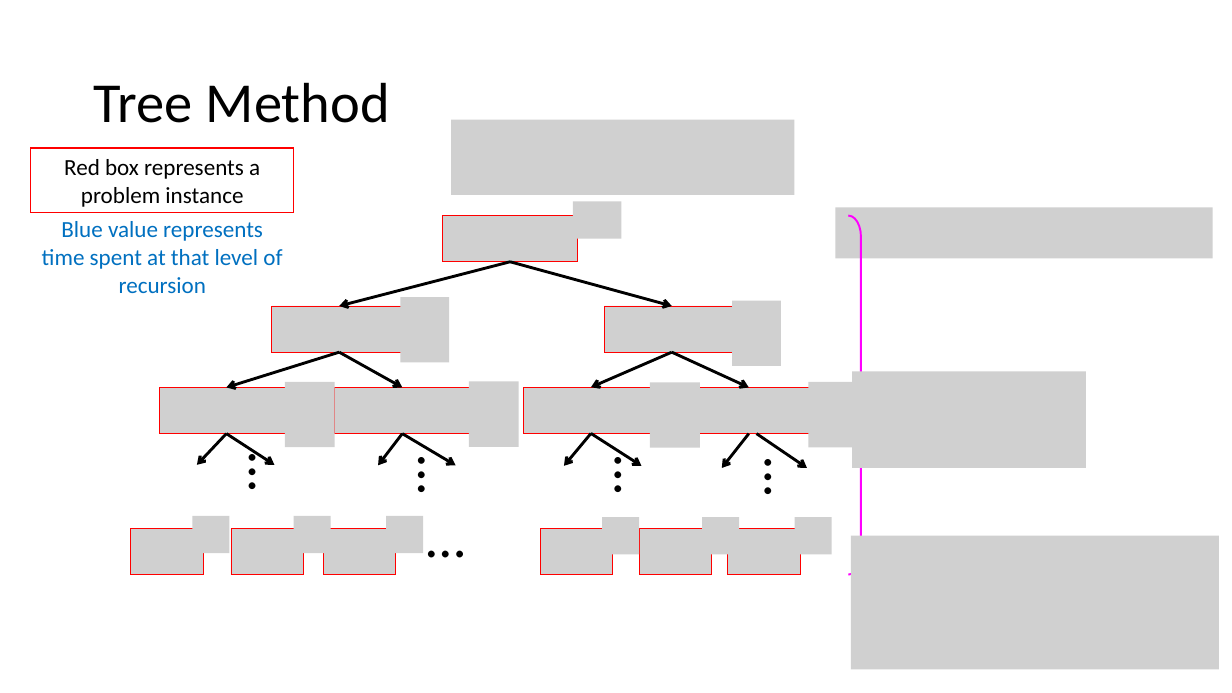
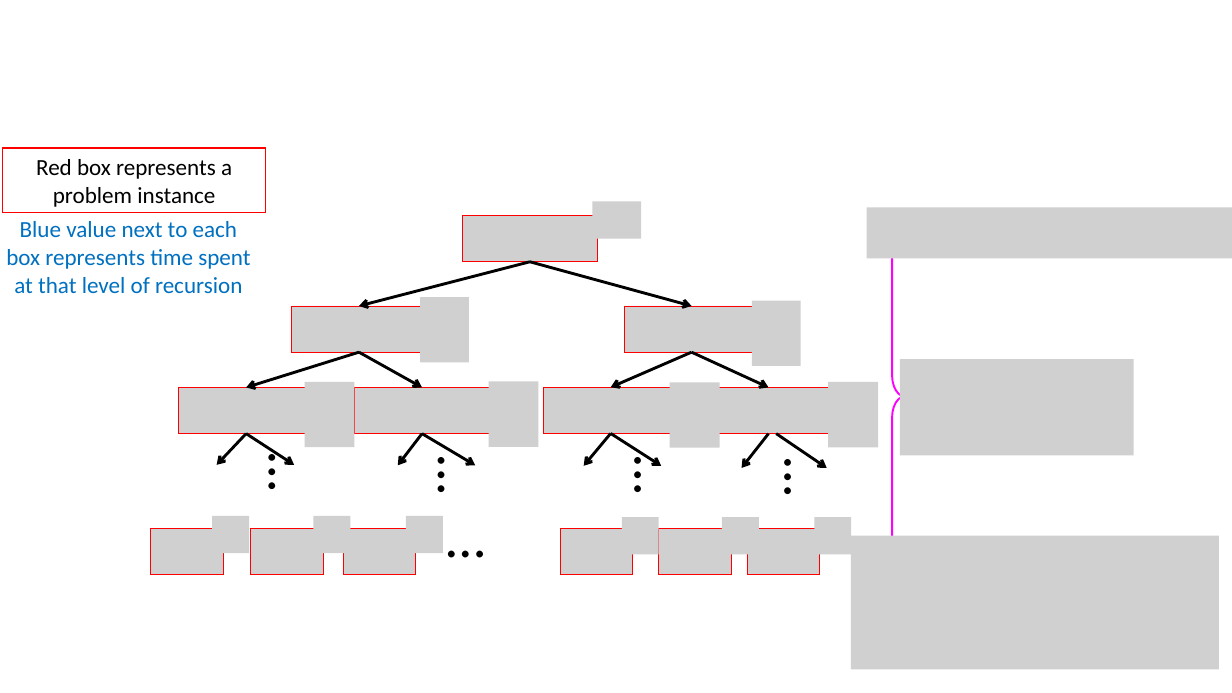
Before and after one commit to natebrunelle/cse332, a slide deck: slide 16 of markdown/files/slides/lecture5_recurrences.pptx. Drawn at 1232x693 pixels with LibreOffice and Linux fonts; fonts in the diff are those of the drawing; grey boxes stand for pictures. Boxes give left, top, right and bottom in pixels: in the first picture for what was removed or moved away, otherwise in the second. Text is boxed around its words. In the diff, an @@ line names an element or a change of style, - is before the commit and + after.

```diff
--- a/markdown/files/slides/lecture5_recurrences.pptx
+++ b/markdown/files/slides/lecture5_recurrences.pptx
@@ title removed at bbox=[94, 82, 390, 123] @@
-Tree Method
@@ picture removed at bbox=[451, 119, 794, 195] @@
@@ rectangle "Red box represents a problem ...": place and size @@
-rectangle "Red box represents a problem ..." at bbox=[30, 148, 294, 213]
+rectangle "Red box represents a problem ..." at bbox=[3, 148, 266, 213]
@@ picture: place and size @@
-picture at bbox=[836, 207, 1213, 258]
+picture at bbox=[867, 207, 1232, 258]
@@ text at bbox=[6, 221, 250, 293]: text changed @@
-Blue value represents time spent at that level of recursion
+Blue value next to each box represents time spent at that level of recursion
@@ left brace: place and size @@
-left brace at bbox=[848, 215, 873, 575]
+left brace at bbox=[880, 215, 905, 575]
@@ picture: place and size @@
-picture at bbox=[852, 372, 1086, 468]
+picture at bbox=[900, 360, 1134, 456]
@@ 26 pictures, 14 arrows, 5 texts: place and size @@
-26 pictures, 14 arrows, 5 texts at bbox=[131, 201, 859, 575]
+26 pictures, 14 arrows, 5 texts at bbox=[151, 201, 878, 575]
```
Also in this commit, not shown: 11 other slides changed, 6 other files.
